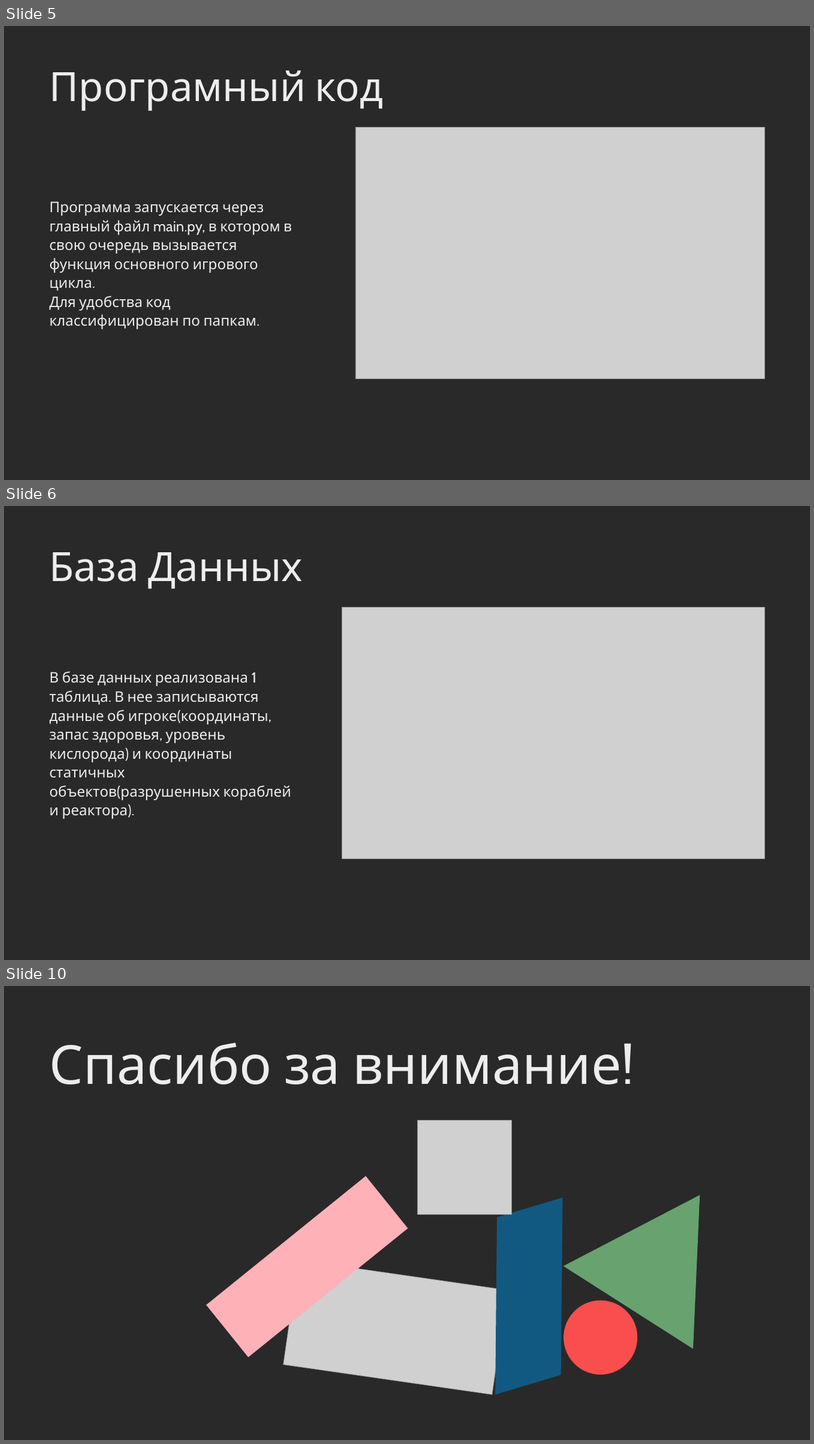
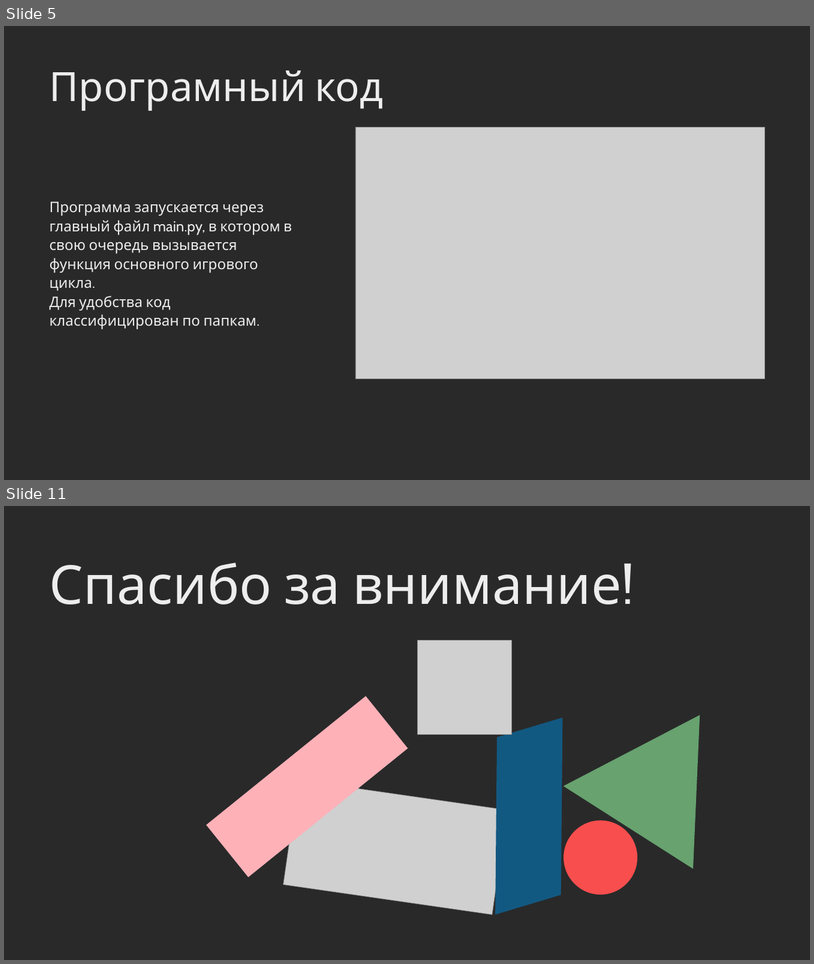
Before and after one commit to Nekro25/Immersed, a slide deck: DESCRIPTION/IMMERSED.pptx. Shown one above the other, each under a label of ours: slides 5, 6 and 10 before the commit, slides 5 and 11 after it; the slides between them are not shown. The pictures are 814x1444 and 814x964 pixels, drawn with LibreOffice and Linux fonts; fonts in the diff are those of the drawing; grey boxes stand for pictures. Boxes give left, top, right and bottom in pixels: in the first picture for what was removed or moved away, otherwise in the second. Text is boxed around its words. In the diff, an @@ line names an element or a change of style, - is before the commit and + after.

```diff
--- a/DESCRIPTION/IMMERSED.pptx
+++ b/DESCRIPTION/IMMERSED.pptx
@@ slide 6 removed at bbox=[4, 506, 810, 960], background #292929 @@
@@ text removed at bbox=[50, 552, 303, 589] @@
-База Данных
@@ picture removed at bbox=[342, 607, 765, 858] @@
@@ text removed at bbox=[50, 671, 291, 800] @@
-В базе данных реализована 1 таблица. В нее записываются данные об игроке(координаты, запас здоровья, уровень кислорода) и координаты статичных объектов(разрушенных кораблей и реактора).
@@ what was slide 10 is now slide 11 @@
```
Also in this commit, not shown: 4 slides changed, 3 slides added, 1 other slide removed, 5 other files.
